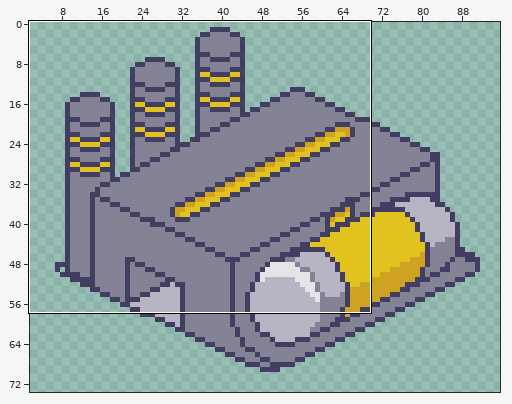
Sprite sheet, stored at Assets/Sprites/Tiles/Buildings/EnergyFactory-ON.png. The picture above shows the old version from afar; the outline marks the close-up.
Close-up. Before the edit:
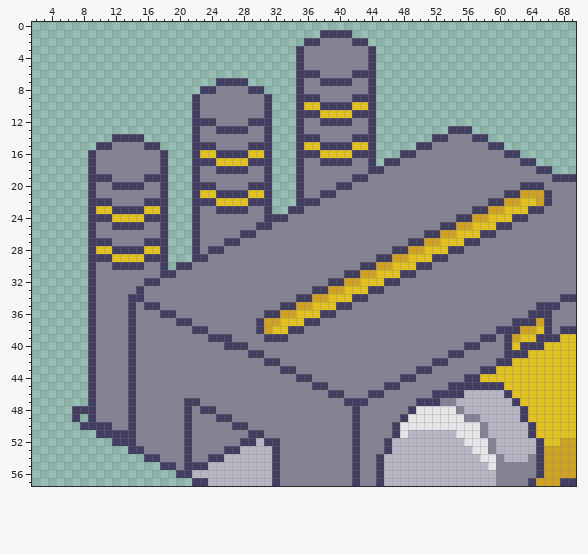
The file is 100x100 pixels. Shown: x 2..69, y 0..57. The wide view leaves out empty margins.
The same view after the edit:
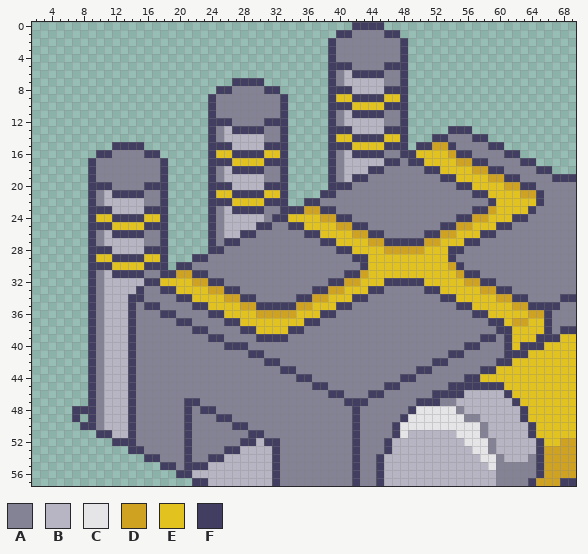
Palette (. is transparent): A #848295  B #b7b5c3  C #e5e4e7  D #cfa222  E #e1c21f  F #423e61
Edits made:
Changed rows in their new state; - is an unchanged pixel.
first column x 9:
 0 ---------------------------------FFFF---------------------
 1 -----------------------------..--AAAAFF-------------------
 2 ---------------------------...F--AAAAAAF------------------
 3 --------------------------....F----AAAAF------------------
 4 --------------------------....F----AAAAF------------------
 5 --------------------------....FFF--AAFFF------------------
 6 --------------------------....F-B---FAAF------------------
 7 ----------------..--FF----....-ABBBBBAAF------------------
 8 --------------..FF--AAFF--....FFFBBBBFFF------------------
 9 -------------..F------AAF-....FEE---FEEF------------------
10 -------------..F------AAF-....-----EEFFF------------------
11 -------------..F------AAF-....FAB---FAAF------------------
12 -------------..-FF--AA-FF-....-ABBBBBAAF------------------
13 -------------..FAB--FFAAF-....FFFBBBBFFF------------------
14 ---....------..F-BBBBBAAF-....FEE---FEEF------------------
15 -..FFFF..----..-FFBBBB-FF-....-----EEFFF---DDF------------
16 .FF----FF.---..FEE--FFEEF-....FAB---FAA--EEEEDFF----------
17 -------------..-FF--EE-FF-....-ABBBBB---FFEEEEDDFF--------
18 -------------..FAB--FFAAF-....F-BBB-------FFEEEEDDFF------
19 -AA----AA----..F-BBBBBAAF-....F-B-----------FFEEEEDDFF----
20 -FFAAAAFF----..-FFBBBB-FF-....F---------------FFEEEEDD--A-
21 --BFFFF------..FEE--FFEEF-...-------------------FFEEEE--FA
22 -ABBBBBAA----..-FF--EE-FF-.------------------------EEE--FA
23 -FFBBBBFF----..FAB--FFAAF--DDFF--------------------E----A-
24 -EEFFFFEE----..F-BBBBBA--EEEEDDFF-------------------------
25 -FFEEEEFF----..F-BBBB----FFEEEEDDFF-----------------------
26 --BFFFF------..F-BB--------FFEEEEDDFF---------------------
27 -ABBBBBAA----..F-------------FFEEEEDDFFF------------------
28 -FFBBBBFF----..----------------FFEEEEDDD------------------
29 -EEFFFFEE------------------------FFEEEEE---EEF------------
30 -FFEEEEFF--------------------------EEE---EEEEDF-----------
31 --BFFFF----DDFF--------------------E---EEEEEEEDFF---------
32 --BBBBB--EEEEDDFF----------------------FFFEEEEEDDFF-------
33 --BBBB---FFEEEEDDFF-----------------------FFEEEEEDDFF-----
34 --BBB------FFEEEEDDFF-----------------------FFEEEEEDDFF---
35 --BBB--------FFEEEEDDFFF----------------------FFEEEEEDDF--
36 --BBB----------FFEEEEDDD------------------------FFEEEEEDD-
37 --BBB------------FFEEEEE--------------------------FFEDDEE-
38 --BBB--------------FFEE------------------------------EEE--
39 --BBB------------A---F-------------------------------E----
40 --BBB-----------------------------------------------------
41 --BBB-----------------------------------------------------
42 --BBB-----------------------------------------------------
43 --BBB-----------------------------------------------------
44 --BBB-----------------------------------------------------
45 --BBB-----------------------------------------------------
46 --BBB-----------------------------------------------------
47 --BBB-----------------------------------------------------
48 --BBB-----------------------------------------------------
49 --BBB-----------------------------------------------------
50 -ABBB-----------------------------------------------------
51 ---BB-----------------------------------------------------
Changed places in both close-ups, as pixel boxes (x1, y1, x2, y2):
changed: (88, 22, 552, 438)
